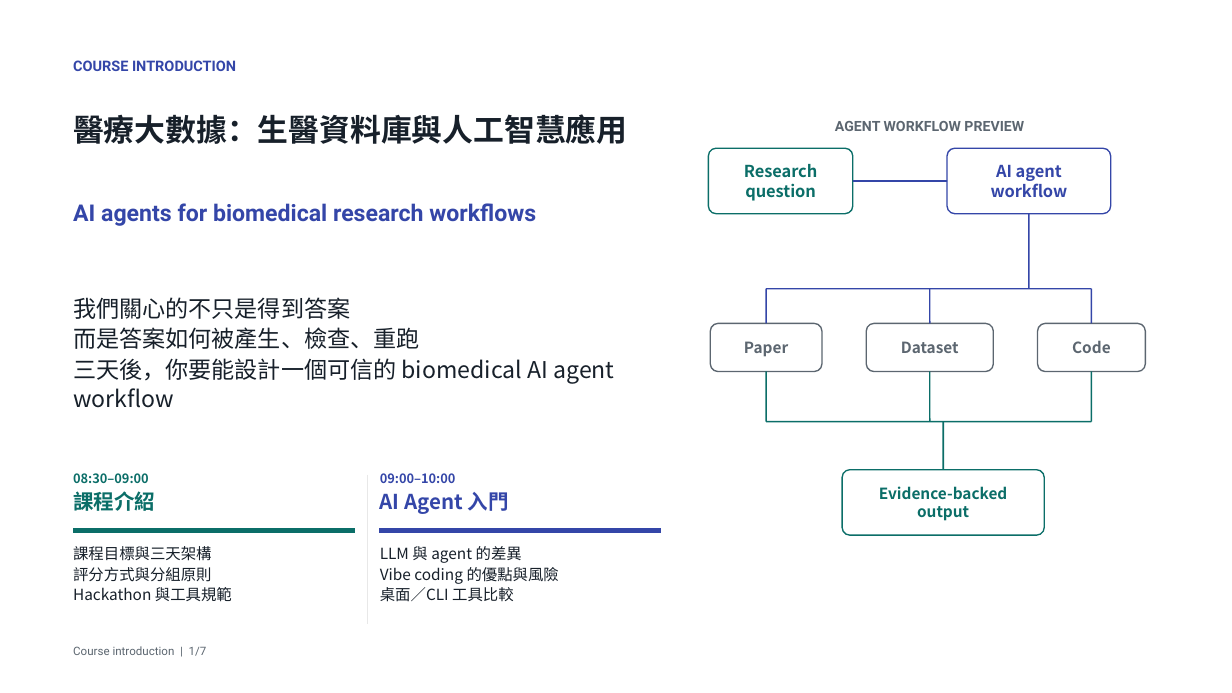
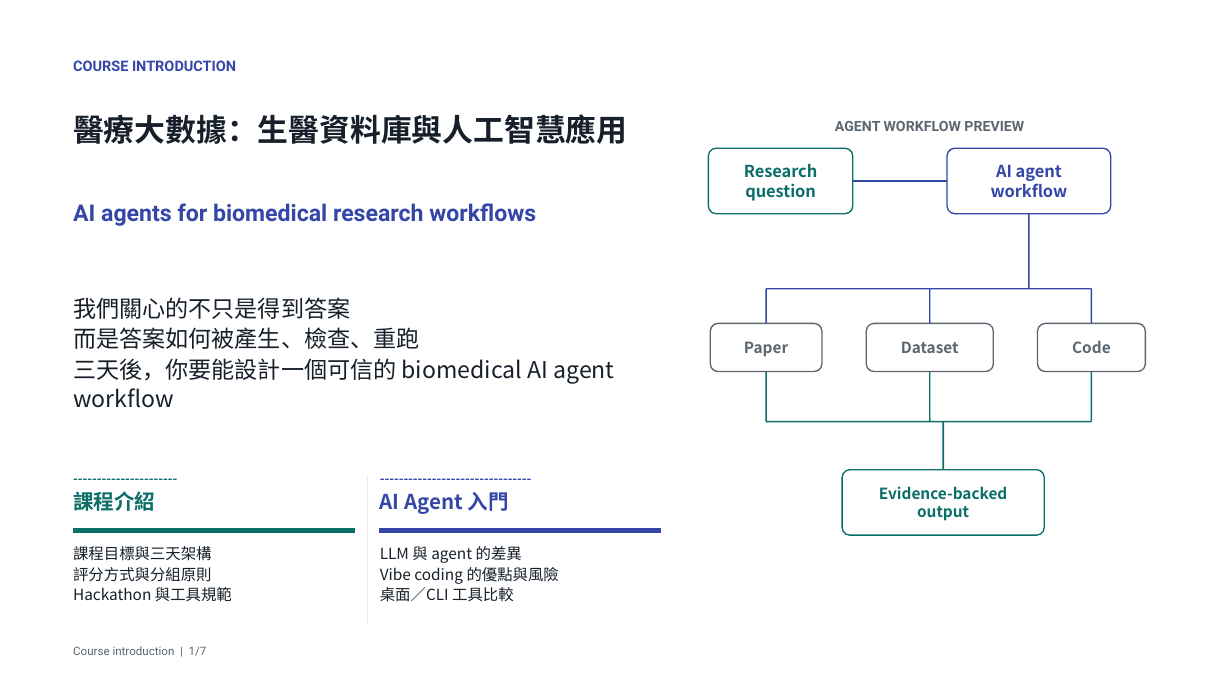
Before and after one commit to godkin1211/LLM_applications_on_BioMedicalData, a slide deck: slide 4 of slides/lesson-02-ai-agents-vibe-coding-desktop-utilities-animated.pptx (slide 2 before the commit). Drawn at 1232x693 pixels with LibreOffice and Linux fonts; fonts in the diff are those of the drawing. Boxes give left, top, right and bottom in pixels: in the first picture for what was removed or moved away, otherwise in the second. Text is boxed around its words. In the diff, an @@ line names an element or a change of style, - is before the commit and + after.

```diff
--- a/slides/lesson-02-ai-agents-vibe-coding-desktop-utilities-animated.pptx
+++ b/slides/lesson-02-ai-agents-vibe-coding-desktop-utilities-animated.pptx
@@ text at (x1=73, y1=473, x2=149, y2=483): text changed @@
-08:30–09:00
+----------------------
@@ text at (x1=380, y1=473, x2=456, y2=483): text changed @@
-09:00–10:00
+--------------------------------
```
Also in this commit, not shown: 3 other slides changed, 9 slides added, 1 other file.
